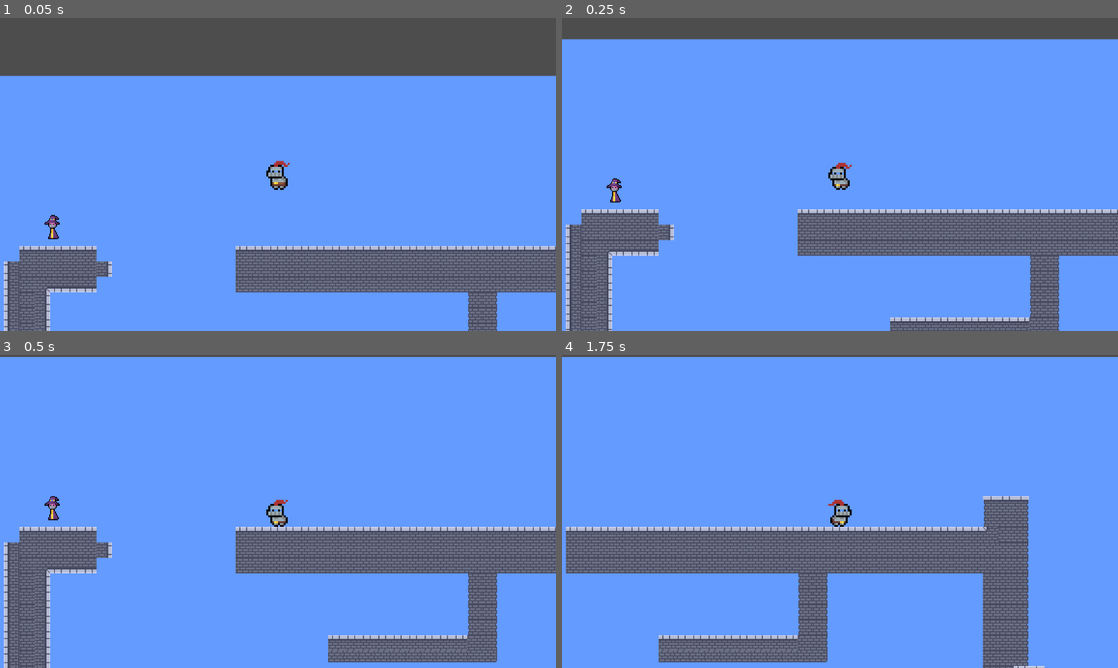
Above: before the commit, frames 1-4 (two rows, left to right).
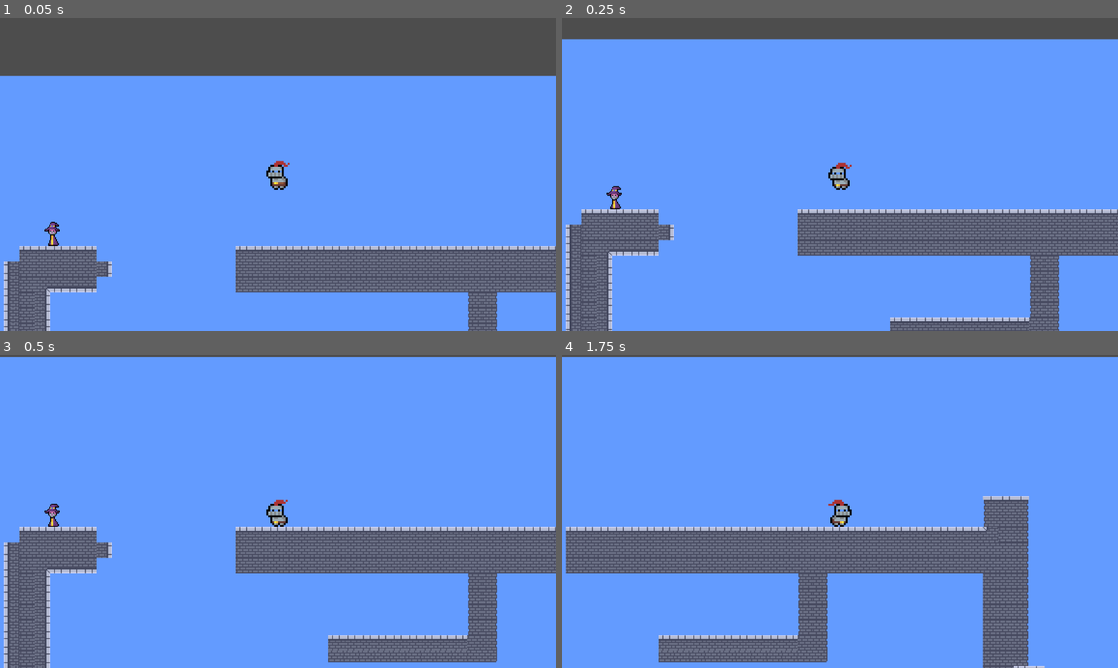
Above: after the commit, the same moments.

Repository: TheVugx/castle
Game: Godot game, scene res://Scenes/Game.tscn
The game is run twice, just before and just after one commit, with the same random seed, the same clock (stepped at 60 frames per second) and the same inputs.
Inputs:
- Up to frame 1 (0.05 s): no input
- Up to frame 2 (0.25 s): no input
- Up to frame 3 (0.5 s): no input
- Up to frame 4 (1.75 s): tap Enter (ui_accept) at 0.5, 0.77, 1.52 s; hold Right (ui_right) from 0.53 s (still down)

The runs differ from the first frame. In frame 1, 0.2% of the frame differs, in the area x 8-11%, y 62-73%; in frame 2, 0.2%; in frame 3, 0.2%, in the area x 8-11%, y 44-56%; in frame 4, nothing differs.

Commit message:
fix/ arreglos menos al mago fix a velocidad de la animacion movimiento ligero en Game.tscn

Diff:
--- a/Scenes/Componentes/Mago.tscn
+++ b/Scenes/Componentes/Mago.tscn
@@ -8,7 +8,7 @@
 
 [sub_resource type="Animation" id="Animation_vs4pc"]
 resource_name = "idle"
-length = 0.2
+length = 0.3
 loop_mode = 1
 tracks/0/type = "value"
 tracks/0/imported = false
@@ -53,7 +53,7 @@
 tracks/3/interp = 1
 tracks/3/loop_wrap = true
 tracks/3/keys = {
-"times": PackedFloat32Array(0, 0.1, 0.2),
+"times": PackedFloat32Array(0, 0.133333, 0.266667),
 "transitions": PackedFloat32Array(1, 1, 1),
 "update": 1,
 "values": [0, 1, 2]
--- a/Scenes/Game.tscn
+++ b/Scenes/Game.tscn
@@ -111,7 +111,7 @@
 tile_set = SubResource("TileSet_gl6un")
 
 [node name="Mago" parent="." instance=ExtResource("4_7lihs")]
-position = Vector2(290, 153)
+position = Vector2(290, 160)
 
 [node name="knight" parent="." instance=ExtResource("5_fgofq")]
 position = Vector2(524, 100)
